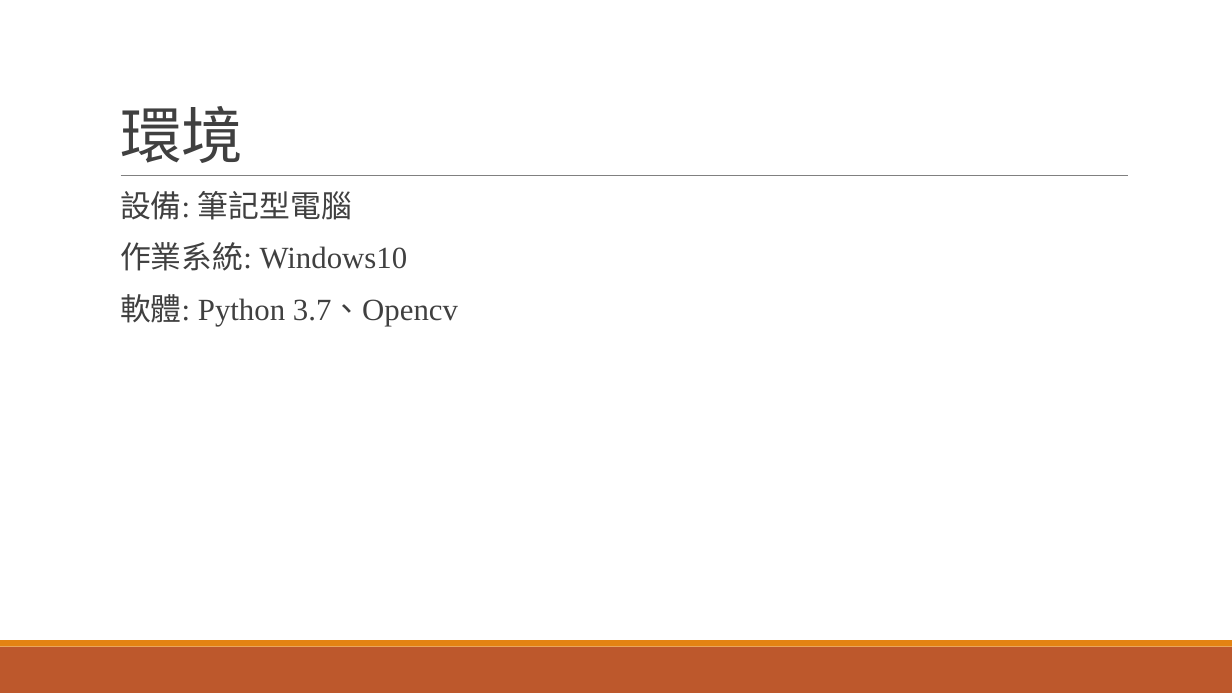
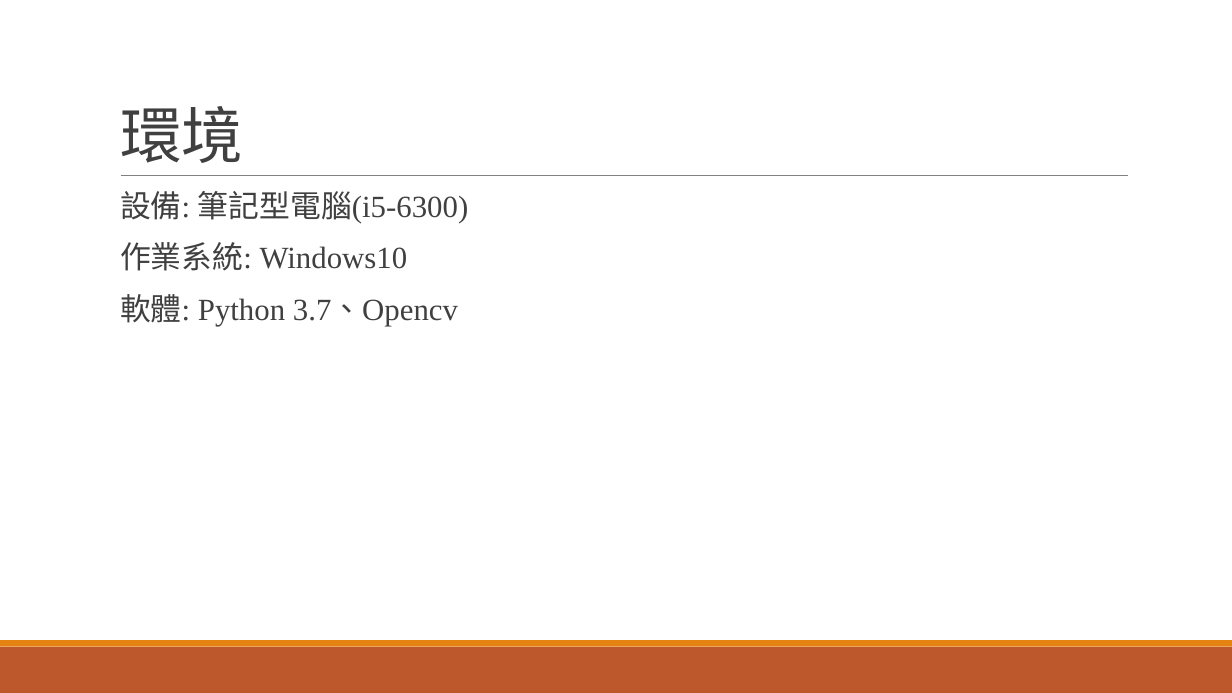
Before and after one commit to Sapphire1002/Embbeded, a slide deck: slide 3 of C108112102_何佳曄_期中報告.pptx. Drawn at 1232x693 pixels with LibreOffice and Linux fonts; fonts in the diff are those of the drawing. Boxes give left, top, right and bottom in pixels: in the first picture for what was removed or moved away, otherwise in the second. Text is boxed around its words. In the diff, an @@ line names an element or a change of style, - is before the commit and + after.

Commit message:
Embbeded

```diff
--- a/C108112102_何佳曄_期中報告.pptx
+++ b/C108112102_何佳曄_期中報告.pptx
@@ text at (x1=120, y1=191, x2=468, y2=224): text changed @@
-  設備: 筆記型電腦
+  設備: 筆記型電腦(i5-6300)
```
